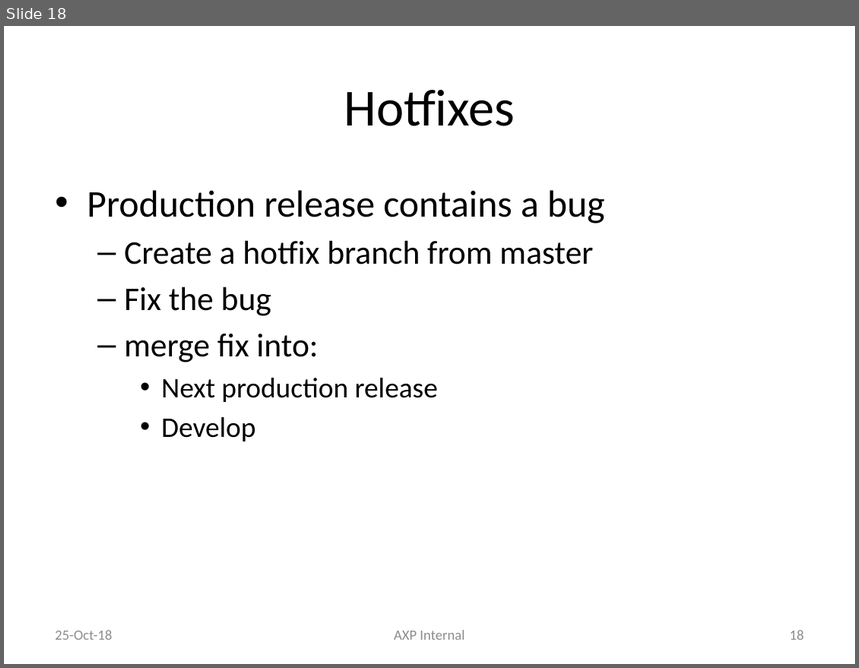
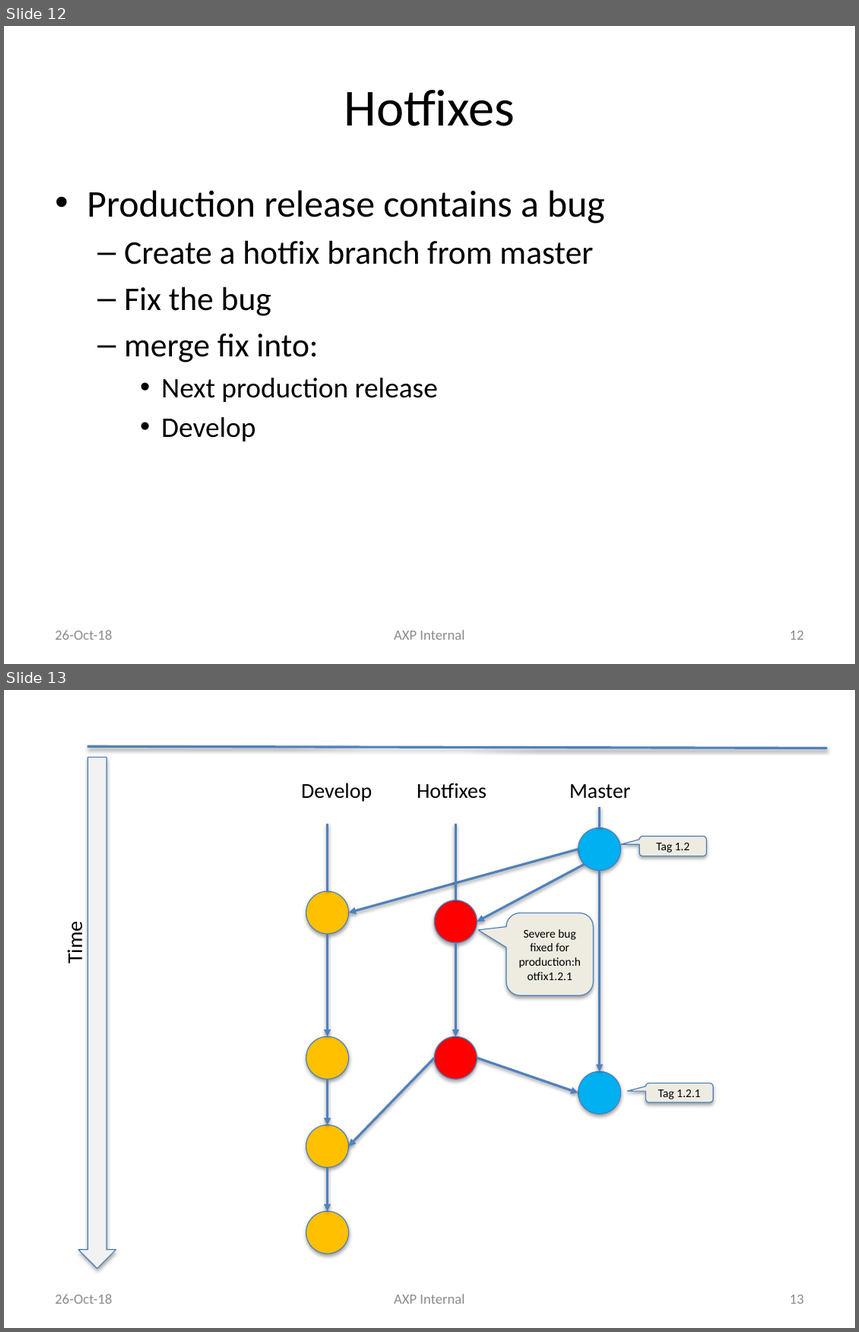
Before and after one commit to liyuan6006/GitStrategies, a slide deck: Branching.pptx. Shown one above the other, each under a label of ours: slide 18 before the commit, slides 12 and 13 after it. The pictures are 859x668 and 859x1332 pixels, drawn with LibreOffice and Linux fonts; fonts in the diff are those of the drawing. Boxes give left, top, right and bottom in pixels: in the first picture for what was removed or moved away, otherwise in the second. Text is boxed around its words. In the diff, an @@ line names an element or a change of style, - is before the commit and + after.

```diff
--- a/Branching.pptx
+++ b/Branching.pptx
@@ slide 13 added at (4,690,855,1328), background #FFFFFF @@
@@ down arrow added at (78,757,116,1269), fill #F2F2F2, outline #4B7EBC 0.75 pt @@
@@ line added from (88, 746) to (827, 748), #4F81BD 2 pt @@
@@ text added at (301,783,372,802), 18 pt, text #000000 @@
+Develop
@@ text added at (417,783,487,799), 18 pt, text #000000 @@
+Hotfixes
@@ text added at (569,784,631,799), 18 pt, text #000000 @@
+Master
@@ line added from (328, 891) to (328, 824), #4F81BD 2 pt @@
@@ line added from (456, 901) to (456, 824), #4F81BD 2 pt @@
@@ line added from (600, 828) to (600, 806), #4F81BD 2 pt @@
@@ arrow added from (579, 849) to (349, 913), #4F81BD 2 pt @@
@@ ellipse added at (579,828,621,870), fill #00B0F0, outline #4B7EBC 0.75 pt @@
@@ rounded speech box added at (640,837,707,856), fill #EEECE1, outline #4B7EBC 0.75 pt, 10 pt, text #000000 @@
+Tag 1.2
@@ arrow added from (585, 865) to (477, 922), #4F81BD 2 pt @@
@@ arrow added from (600, 870) to (600, 1072), #4F81BD 2 pt @@
@@ ellipse added at (306,891,349,934), fill #FFC000, outline #4B7EBC 0.75 pt @@
@@ ellipse added at (435,901,477,943), fill #FF0000, outline #4B7EBC 0.75 pt @@
@@ rounded speech box added at (506,913,593,996), fill #EEECE1, outline #4B7EBC 0.75 pt, 10 pt, text #000000 @@
+Severe bug fixed for production:hotfix1.2.1
@@ text added at (62,925,88,963), 18 pt, text #000000 @@
+Time
@@ arrow added from (328, 934) to (328, 1037), #4F81BD 2 pt @@
@@ arrow added from (456, 943) to (456, 1037), #4F81BD 2 pt @@
@@ ellipse added at (306,1037,349,1079), fill #FFC000, outline #4B7EBC 0.75 pt @@
@@ ellipse added at (435,1037,477,1079), fill #FF0000, outline #4B7EBC 0.75 pt @@
@@ arrow added from (435, 1058) to (349, 1146), #4F81BD 2 pt @@
@@ arrow added from (477, 1058) to (579, 1093), #4F81BD 2 pt @@
@@ ellipse added at (579,1072,621,1114), fill #00B0F0, outline #4B7EBC 0.75 pt @@
@@ arrow added from (328, 1079) to (328, 1125), #4F81BD 2 pt @@
@@ rounded speech box added at (645,1083,713,1103), fill #EEECE1, outline #4B7EBC 0.75 pt, 10 pt, text #000000 @@
+Tag 1.2.1
@@ ellipse added at (306,1125,349,1167), fill #FFC000, outline #4B7EBC 0.75 pt @@
@@ arrow added from (328, 1167) to (328, 1212), #4F81BD 2 pt @@
@@ ellipse added at (306,1212,349,1255), fill #FFC000, outline #4B7EBC 0.75 pt @@
@@ text added at (55,1294,112,1304), 12 pt, text #8C8C8C @@
+26-Oct-18
@@ text added at (394,1294,465,1304), 12 pt, text #8C8C8C @@
+AXP Internal
@@ page number added at (790,1295,804,1304), 12 pt, text #8C8C8C @@
+13
@@ what was slide 18 is now slide 12 @@
@@ slide 12 changed as well @@
@@ text at (55,630,112,640): text changed @@
-25-Oct-18
+26-Oct-18
@@ page number at (790,631,804,640): text changed @@
-18
+12
```
Also in this commit, not shown: 14 other slides changed, 1 other slide added, 8 slides removed.
